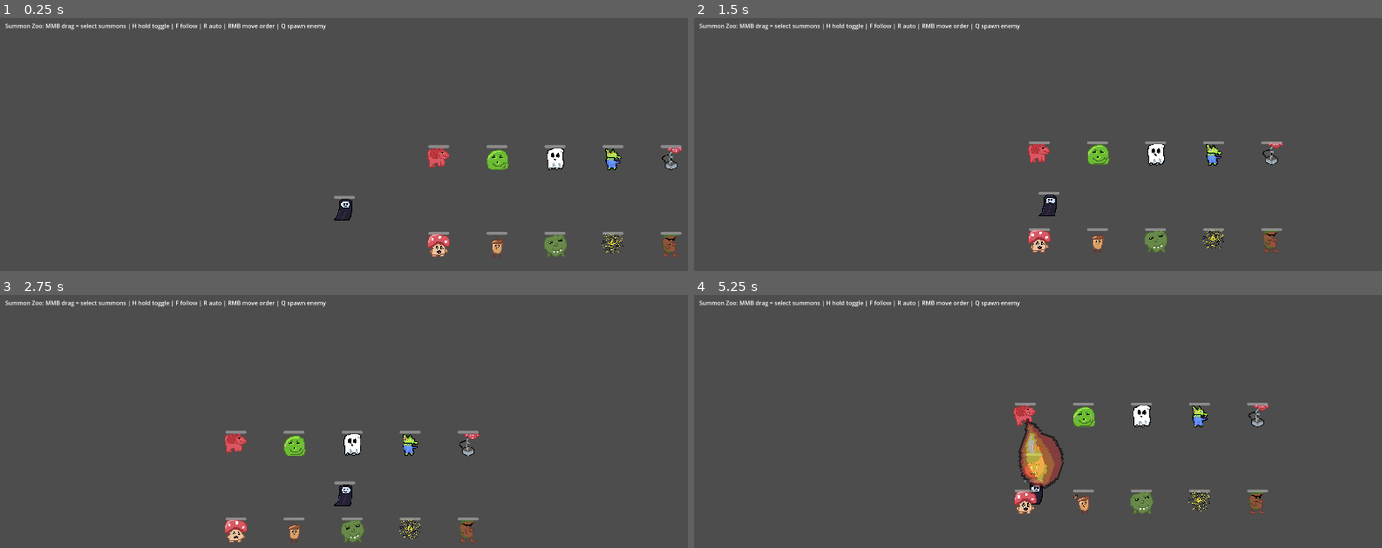
Above: before the commit, frames 1-4 (two rows, left to right).
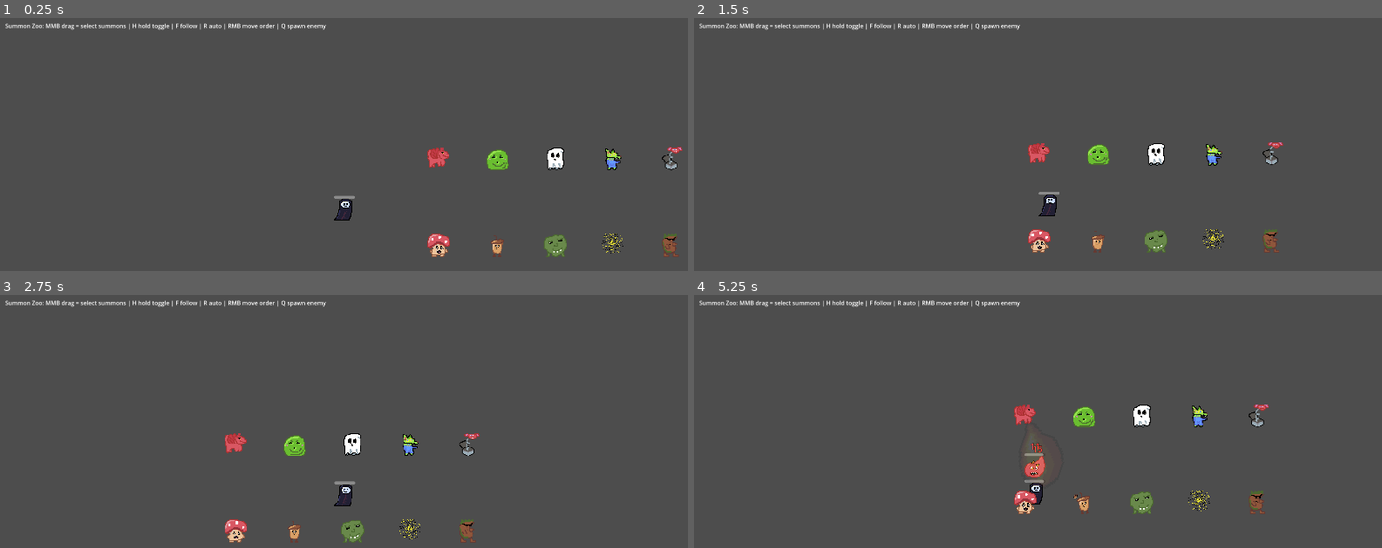
Above: after the commit, the same moments.

Repository: Uvecrep/Gamba
Game: Godot game, scene res://levels/summon_zoo.tscn
Same seed, same stepped clock (60 frames per second), same inputs: the game is played once before the commit and once after it. This scene is started directly instead of the project's main scene.
Inputs (mouse positions are in pixels of both pictures, inside the frame that each line leads up to):
- Up to frame 1 (0.25 s): no input
- Up to frame 2 (1.5 s): tap Enter at 0.5 s; move the mouse to (1189, 190) at 0.52 s; hold D (right) 0.53-1.25 s; tap E (interact) at 0.6 s; click (1189, 190) at 0.67 s; drag from (900, 227) to (outside the picture) at 1.27 s
- Up to frame 3 (2.75 s): move the mouse to (412, 398) at 2.02 s; hold D (right) from 2.03 s (still down); tap Mouse wheel up (scroll_up) at 2.1 s
- Up to frame 4 (5.25 s): release D (right) at 2.75 s; drag from (outside the picture) to (831, 426) at 2.77 s; tap Space at 3.5 s; move the mouse to (1251, 545) at 3.52 s; hold A (left) 3.53-4.25 s; tap F (summon_command_follow) at 3.6 s; drag from (831, 426) to (934, 388) at 4.27 s; move the mouse to (1072, 484) at 5.02 s; hold S (down) from 5.03 s (still down); hold Q (use_lootbox) from 5.03 s (still down); click (1072, 484) at 5.17 s

The runs differ from the first frame. In frame 1, 0.4% of the frame differs, in the area x 62-100%, y 50-86%; in frame 2, 0.3%; in frame 3, 0.4%; in frame 4, 1.6%, in the area x 46-84%, y 42-79%.

Commit message:
Before performance pass 12 summons in follow while moving causes dips to 6 fps. 20+ followers creates notable lag in general. after performance pass nearly the same :/

Diff:
--- a/entities/enemy/enemy.gd
+++ b/entities/enemy/enemy.gd
@@ -22,6 +22,8 @@
 @export var status_tick_interval: float = 0.2
 @export var max_sting_stacks: int = 8
 @export var knockback_decay: float = 900.0
+@export var health_bar_show_duration: float = 2.0
+@export var always_show_health_bar: bool = false
 
 const PHYSICS_LAYER_WORLD: int = 1 << 0
 const PHYSICS_LAYER_ENEMY: int = 1 << 2
@@ -48,6 +50,7 @@
 var _root_time_left: float = 0.0
 var _status_tick_time_left: float = 0.0
 var _external_push_velocity: Vector2 = Vector2.ZERO
+var _health_bar_visible_time_left: float = 0.0
 var _burn_vfx_sprite: Sprite2D
 var _root_vfx_sprite: Sprite2D
 var _vfx_burn_effect: Texture2D
@@ -69,6 +72,7 @@
 		_navigation_agent.target_desired_distance = maxf(nav_target_desired_distance, 6.0)
 		_navigation_agent.set_navigation_map(get_world_2d().navigation_map)
 	_current_health = max_health
+	_health_bar_visible_time_left = 0.0
 	_update_health_bar()
 	_setup_status_vfx()
 
@@ -77,8 +81,12 @@
 	_time_to_nav_goal_refresh = maxf(_time_to_nav_goal_refresh - delta, 0.0)
 	_time_to_visibility_refresh = maxf(_time_to_visibility_refresh - delta, 0.0)
 	_time_to_next_melee_hit = maxf(_time_to_next_melee_hit - delta, 0.0)
+	var previous_health_bar_visible_time_left: float = _health_bar_visible_time_left
+	_health_bar_visible_time_left = maxf(_health_bar_visible_time_left - delta, 0.0)
 	_update_status_effects(delta)
 	_external_push_velocity = _external_push_velocity.move_toward(Vector2.ZERO, maxf(knockback_decay, 0.0) * delta)
+	if previous_health_bar_visible_time_left > 0.0 and _health_bar_visible_time_left <= 0.0:
+		_refresh_health_bar_visibility()
 	var is_rooted: bool = _root_time_left > 0.0
 	if _time_to_repath <= 0.0:
 		var nearby_target := _find_closest_target_in_groups(nearby_target_groups, nearby_target_radius)
@@ -296,6 +304,7 @@
 	var applied_damage: float = previous_health - _current_health
 	if applied_damage > 0.0:
 		CombatText.spawn_damage(self, applied_damage)
+		_request_health_bar_visibility()
 	_update_health_bar()
 
 	if _current_health <= 0.0:
@@ -314,6 +323,7 @@
 		return
 
 	CombatText.spawn_heal(self, healed_amount)
+	_request_health_bar_visibility(0.75)
 	_update_health_bar()
 
 func _update_status_effects(delta: float) -> void:
@@ -413,7 +423,26 @@
 
 	_health_bar.max_value = max_health
 	_health_bar.value = _current_health
-	_health_bar.visible = true
+	_refresh_health_bar_visibility()
+
+func _request_health_bar_visibility(duration: float = -1.0) -> void:
+	if _health_bar == null:
+		return
+
+	var resolved_duration: float = duration
+	if resolved_duration < 0.0:
+		resolved_duration = health_bar_show_duration
+	_health_bar_visible_time_left = maxf(_health_bar_visible_time_left, maxf(resolved_duration, 0.0))
+	_refresh_health_bar_visibility()
+
+func _refresh_health_bar_visibility() -> void:
+	if _health_bar == null:
+		return
+
+	var should_show: bool = always_show_health_bar or _health_bar_visible_time_left > 0.0
+	if _current_health <= 0.0:
+		should_show = false
+	_health_bar.visible = should_show
 
 func _find_closest_target_in_groups(group_names: PackedStringArray, radius: float) -> Node2D:
 	var closest_target: Node2D
--- a/entities/map/world_minimap.gd
+++ b/entities/map/world_minimap.gd
@@ -20,6 +20,8 @@
 @export var selection_box_fill_color: Color = Color(1.0, 0.95, 0.45, 0.14)
 @export var selection_box_border_color: Color = Color(1.0, 0.95, 0.45, 0.9)
 @export var drag_selection_threshold: float = 6.0
+@export var redraw_interval: float = 0.1
+@export var world_bounds_refresh_interval: float = 0.5
 
 var _world_bounds: Rect2 = Rect2()
 var _has_world_bounds: bool = false
@@ -30,6 +32,8 @@
 var _drag_additive_selection: bool = false
 var _drag_start_position: Vector2 = Vector2.ZERO
 var _drag_current_position: Vector2 = Vector2.ZERO
+var _time_to_redraw: float = 0.0
+var _time_to_world_bounds_refresh: float = 0.0
 
 func _ready() -> void:
 	mouse_filter = Control.MOUSE_FILTER_STOP
@@ -37,9 +41,21 @@
 	_refresh_world_bounds()
 	queue_redraw()
 
-func _process(_delta: float) -> void:
-	if not _has_world_bounds:
+func _process(delta: float) -> void:
+	if not is_visible_in_tree():
+		return
+
+	_time_to_redraw = maxf(_time_to_redraw - delta, 0.0)
+	_time_to_world_bounds_refresh = maxf(_time_to_world_bounds_refresh - delta, 0.0)
+
+	if _time_to_world_bounds_refresh <= 0.0:
 		_refresh_world_bounds()
+		_time_to_world_bounds_refresh = maxf(world_bounds_refresh_interval, 0.05)
+
+	if _time_to_redraw > 0.0:
+		return
+
+	_time_to_redraw = maxf(redraw_interval, 0.03)
 	_prune_selected_summons()
 	queue_redraw()
 
--- a/entities/summon/summon.gd
+++ b/entities/summon/summon.gd
@@ -19,7 +19,10 @@
 @export var nav_goal_update_interval: float = 0.45
 @export var follow_nav_target_update_interval: float = 0.2
 @export var follow_nav_target_min_shift: float = 20.0
+@export var ai_update_bucket_count: int = 4
 @export var command_follow_distance: float = 56.0
+@export var health_bar_show_duration: float = 2.0
+@export var always_show_health_bar: bool = false
 @export var selected_marker_radius: float = 40.0
 @export var selected_marker_line_width: float = 3.0
 @export var selected_marker_fill_color: Color = Color(1.0, 0.94, 0.45, 0.16)
@@ -79,6 +82,7 @@
 var _time_to_follow_nav_refresh: float = 0.0
 var _last_follow_nav_target: Vector2 = Vector2.INF
 var _is_command_selected: bool = false
+var _health_bar_visible_time_left: float = 0.0
 var _behavior_tick_time_left: float = 0.0
 var _attack_lock_time_left: float = 0.0
 var _has_split_once: bool = false
@@ -110,6 +114,11 @@
 		_navigation_agent.set_navigation_map(get_world_2d().navigation_map)
 	_player_target = _find_player()
 	_current_health = max_health
+	_time_to_repath = randf_range(0.0, maxf(repath_interval, 0.05))
+	_time_to_nav_goal_refresh = randf_range(0.0, maxf(nav_goal_update_interval, 0.05))
+	_time_to_follow_nav_refresh = randf_range(0.0, maxf(follow_nav_target_update_interval, 0.05))
+	_time_to_next_attack = randf_range(0.0, maxf(attack_cooldown, 0.05) * 0.3)
+	_health_bar_visible_time_left = 0.0
 	_update_health_bar()
 
 func set_summon_identity(identity: StringName) -> void:
@@ -188,13 +197,17 @@
 	_time_to_nav_goal_refresh = maxf(_time_to_nav_goal_refresh - delta, 0.0)
 	_time_to_follow_nav_refresh = maxf(_time_to_follow_nav_refresh - delta, 0.0)
 	_time_to_next_attack = maxf(_time_to_next_attack - delta, 0.0)
+	var previous_health_bar_visible_time_left: float = _health_bar_visible_time_left
+	_health_bar_visible_time_left = maxf(_health_bar_visible_time_left - delta, 0.0)
 	_behavior_tick_time_left = maxf(_behavior_tick_time_left - delta, 0.0)
 	_attack_lock_time_left = maxf(_attack_lock_time_left - delta, 0.0)
 	_external_push_velocity = _external_push_velocity.move_toward(Vector2.ZERO, 900.0 * delta)
+	if previous_health_bar_visible_time_left > 0.0 and _health_bar_visible_time_left <= 0.0:
+		_refresh_health_bar_visibility()
 
 	_update_passive_archetype_behavior()
 
-	if _time_to_repath <= 0.0:
+	if _time_to_repath <= 0.0 and _is_ai_bucket_turn():
 		if summon_identity == ID_SPARK_GOBLIN:
 			_enemy_target = _find_random_enemy_nearby(attack_range * 1.4)
 		else:
@@ -219,7 +232,7 @@
 		else:
 			_last_nav_goal_target = null
 			_time_to_nav_goal_refresh = 0.0
-		_time_to_repath = repath_interval
+		_time_to_repath = maxf(repath_interval, 0.05)
 
 	if _command_mode == CommandMode.MOVE:
 		_handle_move_command()
@@ -295,6 +308,7 @@
 		return
 
 	_is_command_selected = is_selected
+	_refresh_health_bar_visibility()
 	queue_redraw()
 
 func is_holding_position() -> bool:
@@ -659,6 +673,7 @@
 	var applied_damage: float = previous_health - _current_health
 	if applied_damage > 0.0:
 		CombatText.spawn_damage(self, applied_damage)
+		_request_health_bar_visibility()
 	_update_health_bar()
 
 	if _current_health <= 0.0:
@@ -677,6 +692,7 @@
 		return
 
 	CombatText.spawn_heal(self, healed_amount)
+	_request_health_bar_visibility(0.75)
 	_update_health_bar()
 
 func _die() -> void:
@@ -737,7 +753,35 @@
 
 	_health_bar.max_value = max_health
 	_health_bar.value = _current_health
-	_health_bar.visible = true
+	_refresh_health_bar_visibility()
+
+func _request_health_bar_visibility(duration: float = -1.0) -> void:
+	if _health_bar == null:
+		return
+
+	var resolved_duration: float = duration
+	if resolved_duration < 0.0:
+		resolved_duration = health_bar_show_duration
+	_health_bar_visible_time_left = maxf(_health_bar_visible_time_left, maxf(resolved_duration, 0.0))
+	_refresh_health_bar_visibility()
+
+func _refresh_health_bar_visibility() -> void:
+	if _health_bar == null:
+		return
+
+	var should_show: bool = always_show_health_bar or _is_command_selected or _health_bar_visible_time_left > 0.0
+	if _current_health <= 0.0:
+		should_show = false
+	_health_bar.visible = should_show
+
+func _is_ai_bucket_turn() -> bool:
+	var bucket_count: int = maxi(ai_update_bucket_count, 1)
+	if bucket_count <= 1:
+		return true
+
+	var frame_bucket: int = Engine.get_physics_frames() % bucket_count
+	var summon_bucket: int = int(get_instance_id() % bucket_count)
+	return frame_bucket == summon_bucket
 
 func _launch_projectile_attack(target: Node2D, hit_options: Dictionary = {}) -> void:
 	if attack_projectile_scene == null:
